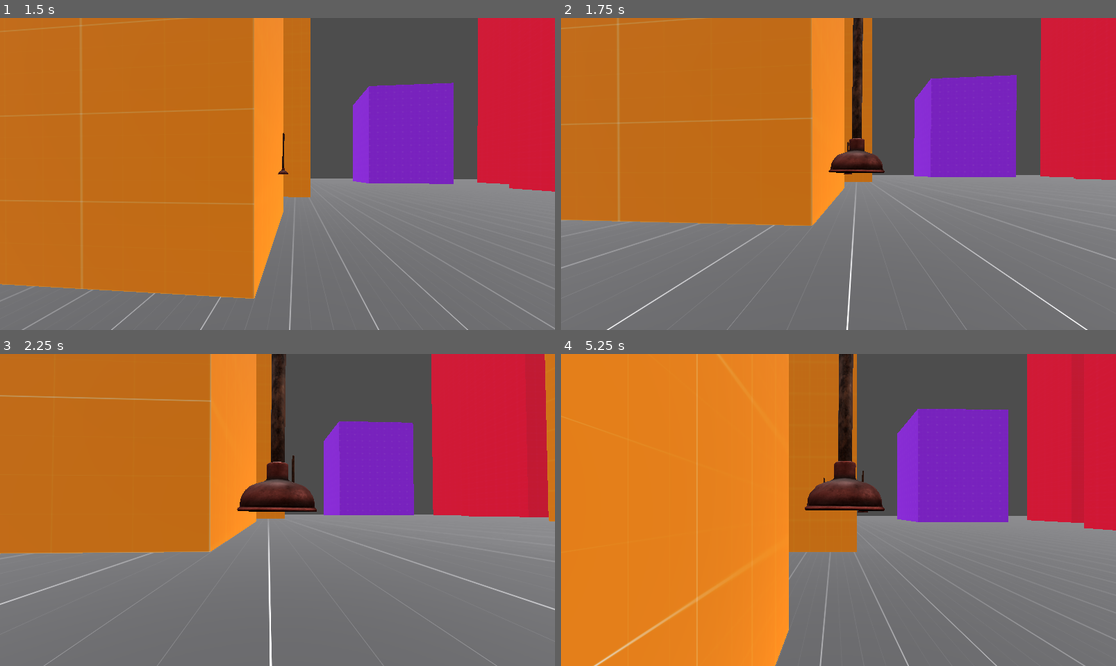
Above: before the commit, frames 1-4 (two rows, left to right).
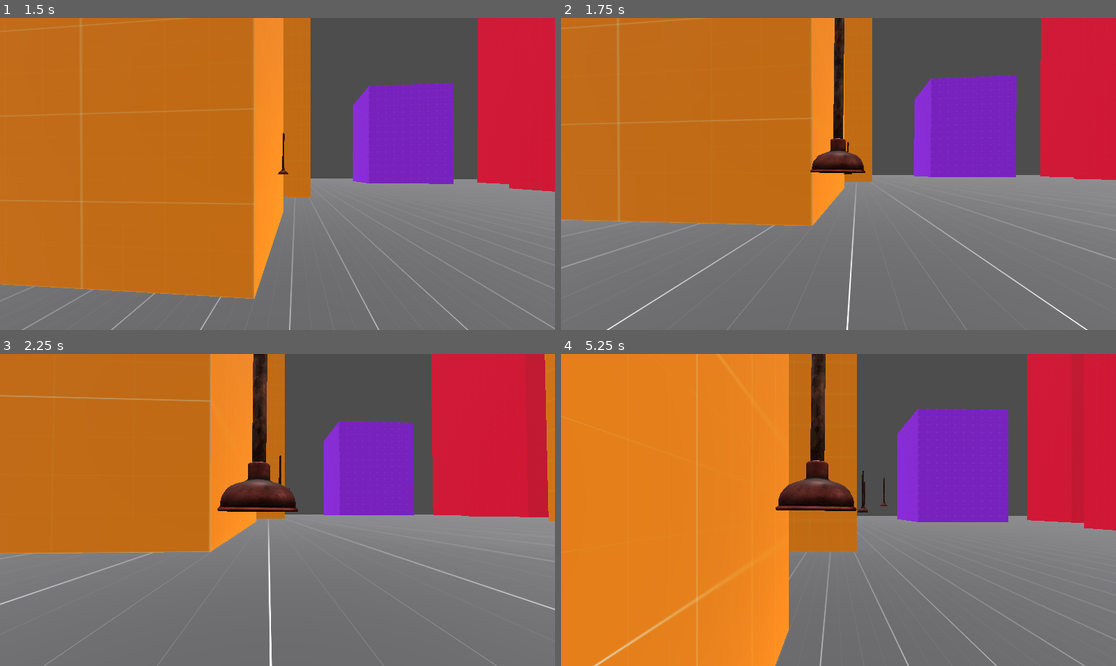
Above: after the commit, the same moments.

Repository: michlam/Plungerman
Game: Godot game, scene res://src/scenes/main.tscn
Same seed, same stepped clock (60 frames per second), same inputs: the game is played once before the commit and once after it.
Inputs (mouse positions are in pixels of both pictures, inside the frame that each line leads up to):
- Up to frame 1 (1.5 s): move the mouse to (305, 174) at 0.52 s; hold W (move_forward) from 0.53 s (still down); right-click (305, 174) at 0.6 s; tap Space (jump) at 0.77 s; move the mouse to (249, 174) at 1.27 s; tap Shift (run) at 1.35 s
- Up to frame 2 (1.75 s): keep holding W (move_forward); tap Space (jump) at 1.52 s; right-click (810, 174) at 1.55 s
- Up to frame 3 (2.25 s): keep holding W (move_forward); move the mouse to (288, 503) at 2.02 s; right-click (288, 503) at 2.1 s
- Up to frame 4 (5.25 s): keep holding W (move_forward); move the mouse to (832, 516) at 2.77 s; right-click (832, 516) at 2.85 s; tap Space (jump) at 3.02, 3.77, 4.52 s; move the mouse to (877, 513) at 3.52 s; hold Shift (run) 3.53-4.28 s; right-click (877, 513) at 3.8 s; move the mouse to (794, 506) at 4.27 s; right-click (794, 506) at 4.35 s; move the mouse to (844, 510) at 5.02 s; right-click (844, 510) at 5.1 s

Frame 1 is identical in both runs. In frame 2, 2.1% of the frame differs, in the area x 44-59%, y 0-50%; in frame 3, 3.0%; in frame 4, 3.4%, in the area x 38-59%, y 0-51%.

Commit message:
Updated plunger initial direction

Diff:
--- a/src/scripts/player.gd
+++ b/src/scripts/player.gd
@@ -10,6 +10,7 @@
 var _snap_vector = Vector3.DOWN
 
 @export var plunger: PackedScene
+var direction = Vector3.ZERO
 
 
 func _ready():
@@ -28,6 +29,7 @@
 func handle_plunger_input(delta):
 	if Input.is_action_just_pressed("shoot"):
 		var plunger_scene = plunger.instantiate()
+		plunger_scene.set_direction(direction);
 		add_child(plunger_scene)
 
 # Handles WASD and jump inputs
@@ -36,7 +38,7 @@
 	if Input.is_action_pressed("run"):
 		speed = run_speed
 
-	var direction = Vector3.ZERO
+	direction = Vector3.ZERO
 	if Input.is_action_pressed("move_left"):
 		direction -= transform.basis.x
 	if Input.is_action_pressed("move_right"):
--- a/src/scripts/plunger.gd
+++ b/src/scripts/plunger.gd
@@ -1,10 +1,15 @@
 extends CharacterBody3D
 
 @export var speed = 10
-
-func _ready():
-	velocity.z = -speed
-
+var _direction = Vector3(0, 0, -1)
 
 func _physics_process(delta):
 	move_and_slide()
+
+
+func set_direction(direction):
+	if direction != Vector3.ZERO:
+		_direction = direction
+
+	velocity.x = _direction.x * speed
+	velocity.z = _direction.z * speed
